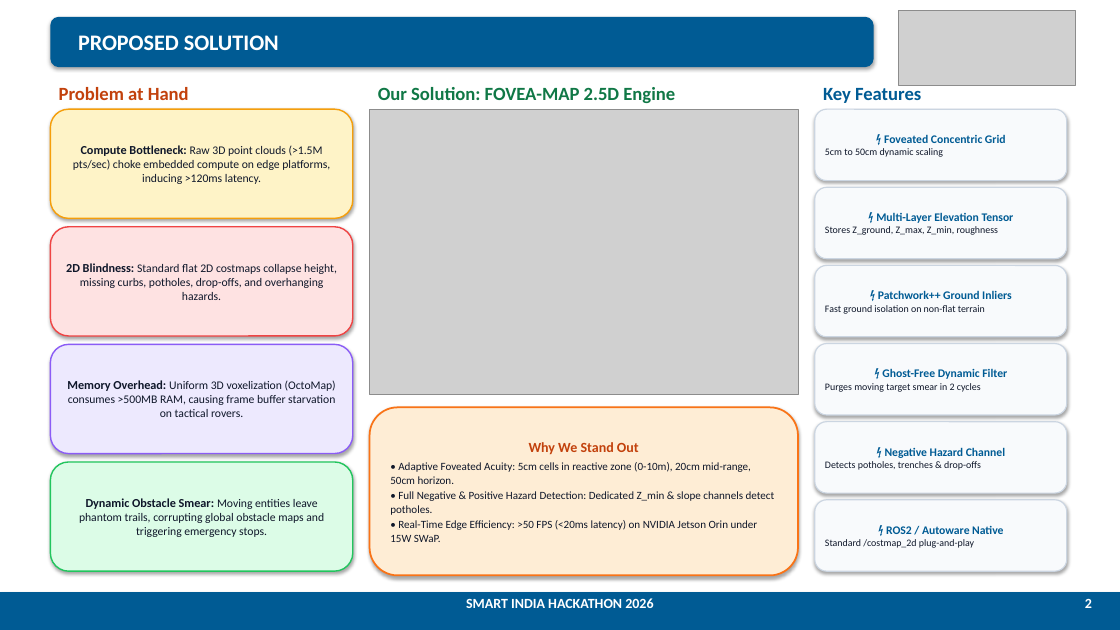
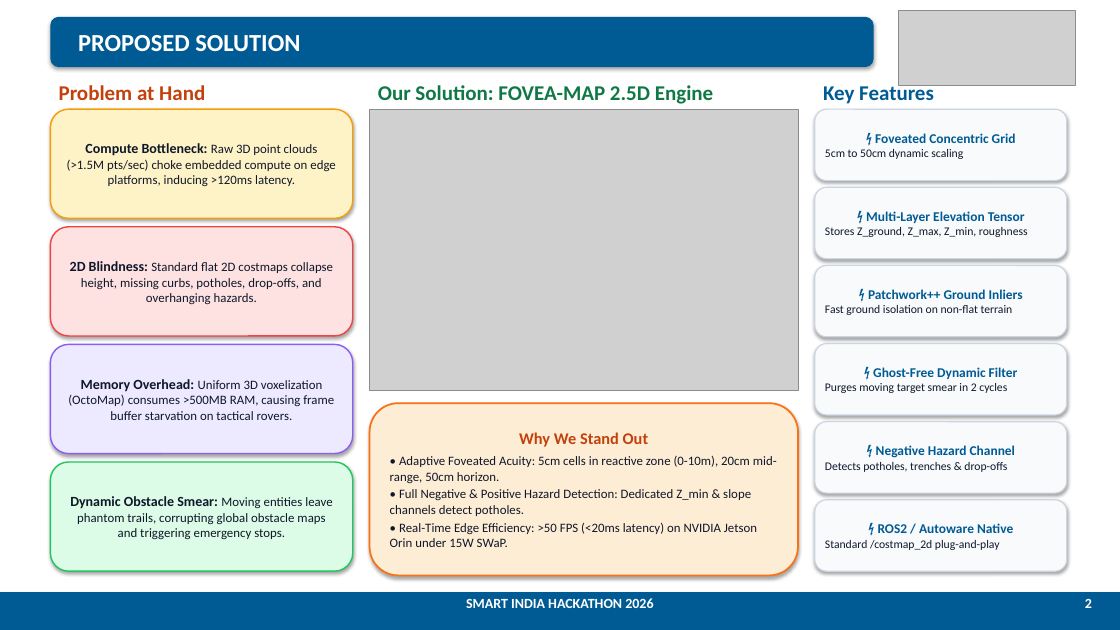
Before and after one commit to MANAV0060/SIH-PROJECT, a slide deck: slide 2 of SIH26053_LiDAR_Mapping_Master_Submission.pptx. Drawn at 1120x630 pixels with LibreOffice and Linux fonts; fonts in the diff are those of the drawing; grey boxes stand for pictures. Boxes give left, top, right and bottom in pixels: in the first picture for what was removed or moved away, otherwise in the second. Text is boxed around its words. In the diff, an @@ line names an element or a change of style, - is before the commit and + after.

Commit message:
Increase typography font sizes across all slides for enhanced clarity and readability

```diff
--- a/SIH26053_LiDAR_Mapping_Master_Submission.pptx
+++ b/SIH26053_LiDAR_Mapping_Master_Submission.pptx
@@ rounded rectangle "PROPOSED SOLUTION" at [50,17,874,67]: size 19 to 21 pt @@
@@ size 16 to 18 pt in 3 elements at [59,85,205,100], [378,85,713,104], [823,83,934,104] @@
@@ rounded rectangle "Compute Bottleneck: Raw 3D point ..." at [50,109,353,218]: size 10.5 to 12 pt in "Compute Bottleneck:"; size 10 to 11 pt in "Raw 3D point clouds (>1.5M pts/sec) choke ..." @@
@@ picture: place and size @@
-picture at [370,109,798,395]
+picture at [370,109,798,391]
@@ rounded rectangle "⚡ Foveated Concentric Grid" at [815,109,1067,181]: size 10 to 11.5 pt in "⚡ Foveated Concentric Grid"; size 8.5 to 10 pt in "5cm to 50cm dynamic scaling" @@
@@ rounded rectangle "⚡ Multi-Layer Elevation Tensor" at [815,187,1067,259]: size 10 to 11.5 pt in "⚡ Multi-Layer Elevation Tensor"; size 8.5 to 10 pt in "Stores Z_ground, Z_max, Z_min, roughness" @@
@@ rounded rectangle "2D Blindness: Standard flat 2D ..." at [50,227,353,336]: size 10.5 to 12 pt in "2D Blindness:"; size 10 to 11 pt in "Standard flat 2D costmaps collapse height, missing ..." @@
@@ rounded rectangle "⚡ Patchwork++ Ground Inliers" at [815,266,1067,337]: size 10 to 11.5 pt in "⚡ Patchwork++ Ground Inliers"; size 8.5 to 10 pt in "Fast ground isolation on non-flat terrain" @@
@@ rounded rectangle "Memory Overhead: Uniform 3D voxelization ..." at [50,344,353,454]: size 10.5 to 12 pt in "Memory Overhead:"; size 10 to 11 pt in "Uniform 3D voxelization (OctoMap) consumes >500MB RAM, ..." @@
@@ rounded rectangle "⚡ Ghost-Free Dynamic Filter" at [815,344,1067,415]: size 10 to 11.5 pt in "⚡ Ghost-Free Dynamic Filter"; size 8.5 to 10 pt in "Purges moving target smear in 2 cycles" @@
@@ rounded rectangle "Why We Stand Out": place and size @@
-rounded rectangle "Why We Stand Out" at [370,408,798,576]
+rounded rectangle "Why We Stand Out" at [370,403,798,576]
@@ rounded rectangle "Why We Stand Out" at [370,403,798,576]: size 12 to 14 pt in "Why We Stand Out"; size 9.5 to 11 pt @@
@@ rounded rectangle "⚡ Negative Hazard Channel" at [815,422,1067,493]: size 10 to 11.5 pt in "⚡ Negative Hazard Channel"; size 8.5 to 10 pt in "Detects potholes, trenches & drop-offs" @@
@@ rounded rectangle "Dynamic Obstacle Smear: Moving entities ..." at [50,462,353,571]: size 10.5 to 12 pt in "Dynamic Obstacle Smear:"; size 10 to 11 pt in "Moving entities leave phantom trails, corrupting global ..." @@
@@ rounded rectangle "⚡ ROS2 / Autoware Native" at [815,500,1067,571]: size 10 to 11.5 pt in "⚡ ROS2 / Autoware Native"; size 8.5 to 10 pt in "Standard /costmap_2d plug-and-play" @@
```
Also in this commit, not shown: 5 other slides changed, 7 other files.
